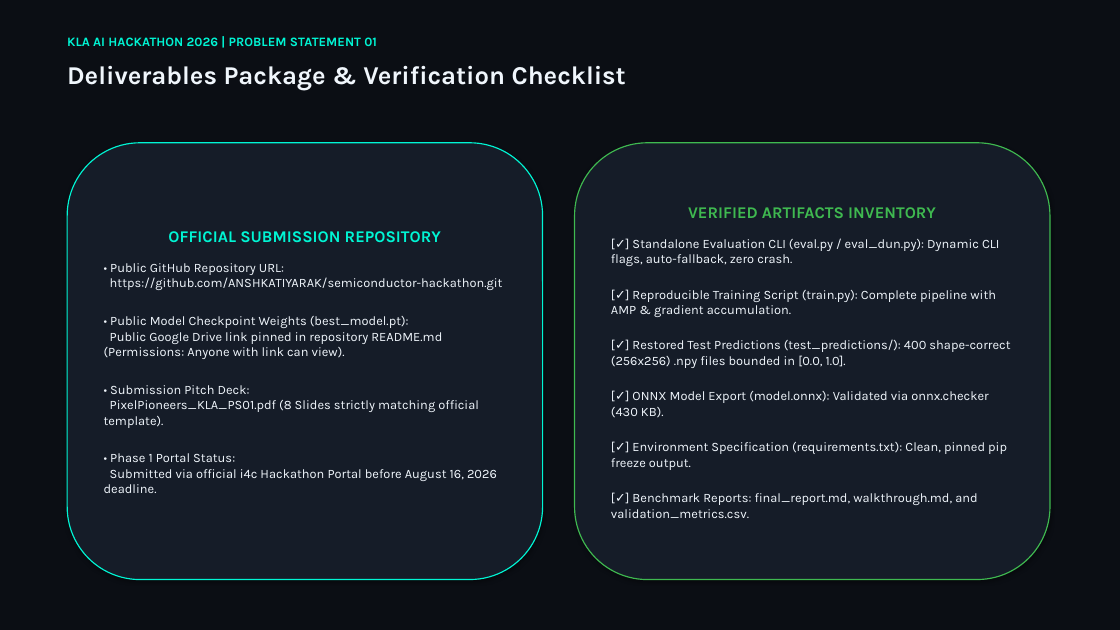
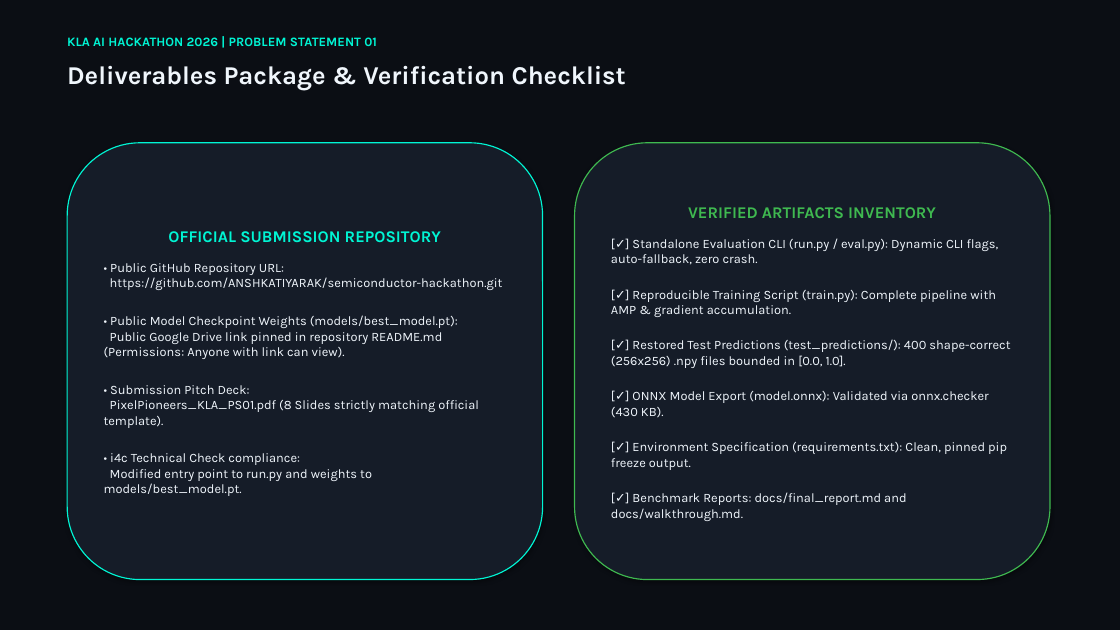
Before and after one commit to ANSHKATIYARAK/PixelPioneers, a slide deck: slide 8 of PixelPioneers_KLA_PS01.pptx. Drawn at 1120x630 pixels with LibreOffice and Linux fonts; fonts in the diff are those of the drawing. Boxes give left, top, right and bottom in pixels: in the first picture for what was removed or moved away, otherwise in the second. Text is boxed around its words. In the diff, an @@ line names an element or a change of style, - is before the commit and + after.

Commit message:
Update folder layout and script name to run.py for i4c compliance

```diff
--- a/PixelPioneers_KLA_PS01.pptx
+++ b/PixelPioneers_KLA_PS01.pptx
@@ text in rounded rectangle at (x1=611, y1=239, x2=999, y2=265): text changed @@
-[✓] Standalone Evaluation CLI (eval.py / eval_dun.py): Dynamic CLI flags, auto-fallback, zero crash.
+[✓] Standalone Evaluation CLI (run.py / eval.py): Dynamic CLI flags, auto-fallback, zero crash.
@@ text in rounded rectangle at (x1=104, y1=315, x2=458, y2=359): text changed @@
-• Public Model Checkpoint Weights (best_model.pt):
-Public Google Drive link pinned in repository README.md (Permissions: Anyone with link can view).
+• Public Model Checkpoint Weights (models/best_model.pt):
+Public Google Drive link pinned in repository README.md (Permissions: Anyone with link can view).
@@ text in rounded rectangle at (x1=104, y1=453, x2=372, y2=496): text changed @@
-• Phase 1 Portal Status:
-Submitted via official i4c Hackathon Portal before August 16, 2026 deadline.
+• i4c Technical Check compliance:
+Modified entry point to run.py and weights to models/best_model.pt.
@@ text in rounded rectangle at (x1=611, y1=492, x2=906, y2=521): text changed @@
-[✓] Benchmark Reports: final_report.md, walkthrough.md, and validation_metrics.csv.
+[✓] Benchmark Reports: docs/final_report.md and docs/walkthrough.md.
```
Also in this commit, not shown: 1 other slide changed, 6 other files.
